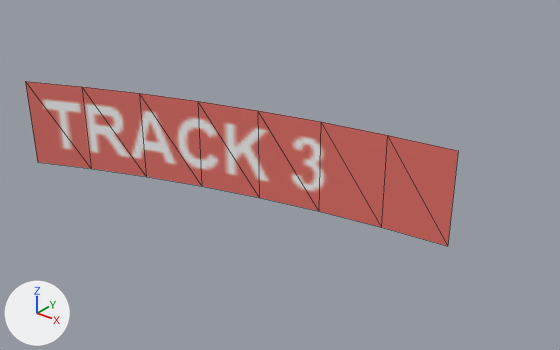
Renders of the glTF model Track/models/menu/track3_selected.glb from each side of a commit.
Both versions are drawn from a camera (50 mm lens) standing at (0.69, 4.144, 2.953) and looking at (-1.577, 6.979, 1.196). The axes (+X, +Y, +Z) are drawn at lower left. The lights are the same throughout. Mesh edges are drawn as thin lines. Where no turn or scale is listed for an object, it has been applied to the vertices.

The first picture shows 'track3_selected'.
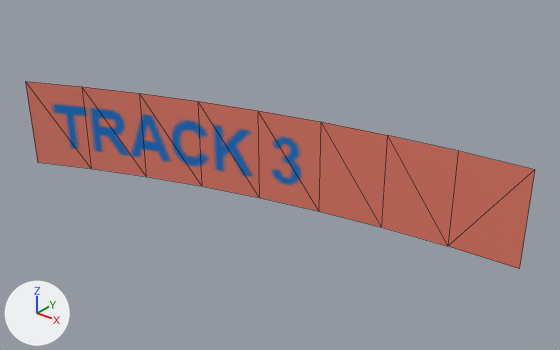
Changed parts and their boxes [x1, y1, x2, y2] in the pictures (560 x 350 px):
```json
{"object": "track3_selected", "change": "reshaped", "before": [25, 81, 458, 246], "after": [25, 81, 535, 268], "on screen": "18% wider, 13% taller"}
{"part": 1, "of": "me_cylinder_010", "change": "added", "after": [448, 151, 535, 268], "on screen": "brown"}
{"part": 2, "of": "me_cylinder_010", "change": "recoloured", "before": [39, 96, 458, 246], "after": [39, 96, 458, 246]}
```

Edits to the scene script, one JSON object a line:
```json
{"op": "add", "block": "img_3d_ui_menus_selected", "code": ["img_3d_ui_menus_selected = load_image('3D_UI_menus_selected', '_unpacked/3D_UI_menus_selected', 512, 512, 'sRGB')"]}
{"op": "add", "block": "mat_ui3d_002", "code": ["mat_ui3d_002 = principled_material('UI3D.002')", "mat_ui3d_002.texture = img_3d_ui_menus_selected  # with its transparency"]}
{"block": "me_cylinder_010", "where": "# used by ob_track3_selected; location = (0.0, 0.0, 1.241)"}
{"block": "me_cylinder_010", "where": "# verts and faces of me_cylinder_010; kept vertices keep their numbers, new ones are numbered from 16"}
{"block": "me_cylinder_010", "where": "# before: 14 (-0.71, 7.21, 0.25) at pixel (458, 150), 15 (-0.71, 7.21, -0.25) at pixel (447, 246)"}
{"op": "remove", "block": "me_cylinder_010", "code": "me_cylinder_010.from_pydata(...)  # 16 vertices, 14 faces; spans x -3.1..-0.71, y 6.54..7.21, z -0.25..0.25"}
{"op": "add", "block": "me_cylinder_010", "code": "me_cylinder_010.from_pydata(...)  # 18 vertices, 16 faces; spans x -3.1..-0.36, y 6.54..7.23, z -0.25..0.25"}
{"block": "me_cylinder_010", "change": "me_cylinder_010 part 1"}
{"op": "add", "block": "me_cylinder_010", "code": "verts[16] = (-0.36, 7.23, 0.25)  # pixel (534, 169)"}
{"op": "add", "block": "me_cylinder_010", "code": "verts[17] = (-0.36, 7.23, -0.25)  # pixel (519, 268)"}
{"op": "add", "block": "me_cylinder_010", "code": "faces += [(14, 15, 16), (15, 17, 16)]"}
{"block": "me_cylinder_010", "change": "me_cylinder_010 part 2: 14 faces spanning x -3.1..-0.71, y 6.54..7.21, z -0.25..0.25 switch from mat_ui3d_001 (picture img_ui2) to mat_ui3d_002 (picture img_3d_ui_menus_selected)"}
```
